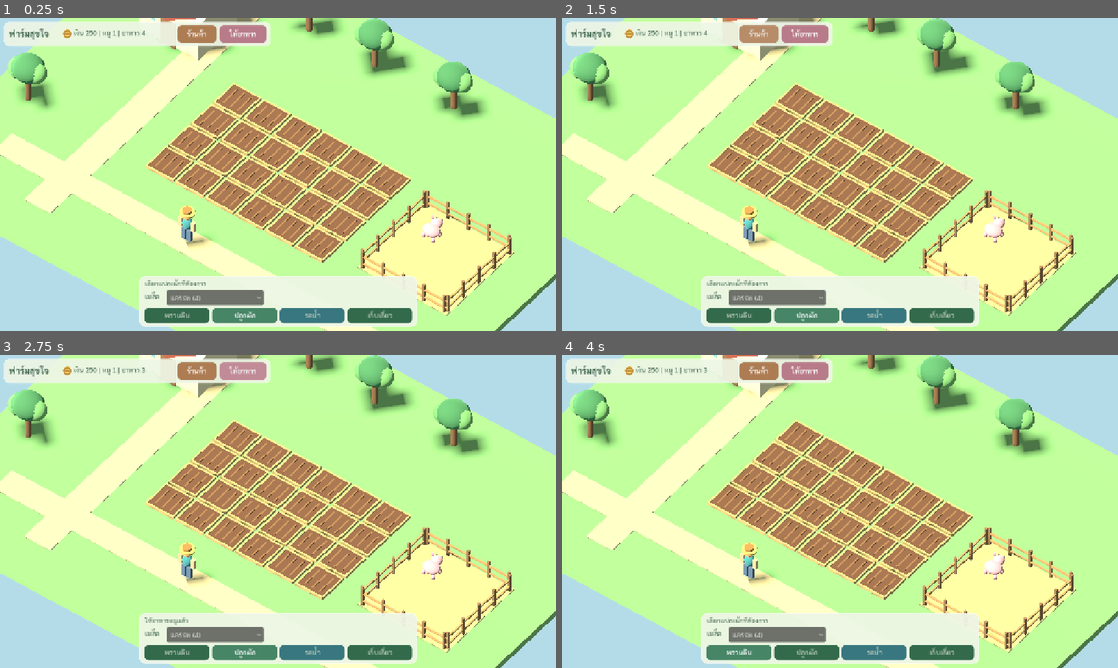
Above: before the commit, frames 1-4 (two rows, left to right).
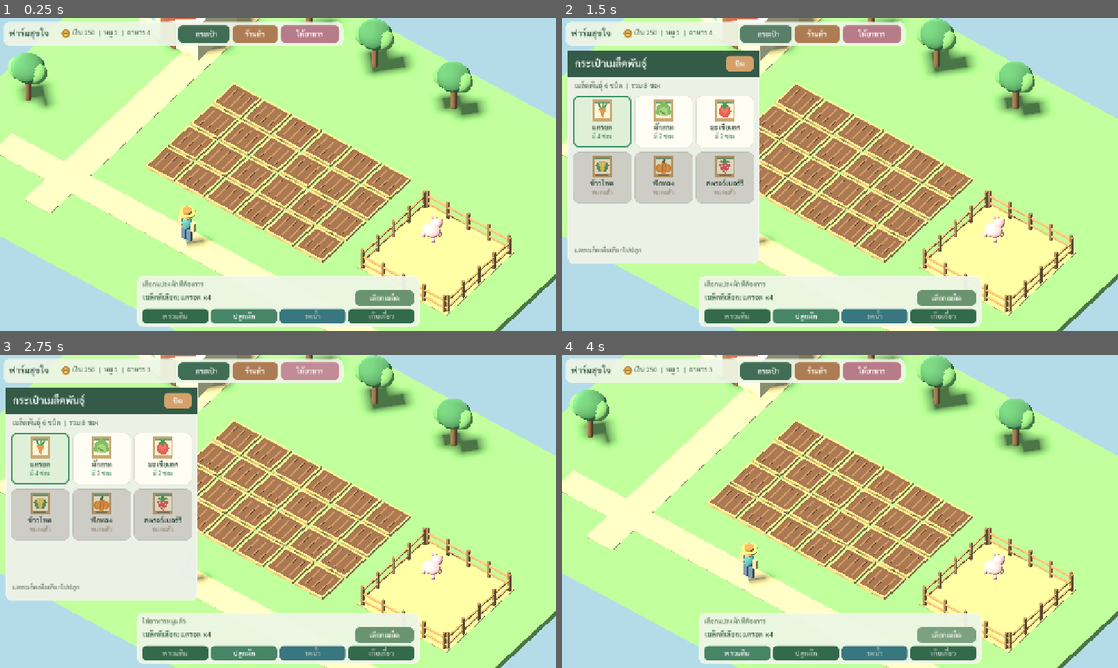
Above: after the commit, the same moments.

Repository: redfullmoon209-debug/happy-farm
Game: Godot game, scene res://scenes/Main.tscn
The game is run twice, just before and just after one commit, with the same random seed, the same clock (stepped at 60 frames per second) and the same inputs.
Inputs (mouse positions are in pixels of both pictures, inside the frame that each line leads up to):
- Up to frame 1 (0.25 s): no input
- Up to frame 2 (1.5 s): click "ร้านค้า" at 0.5 s; click (767, 33) at 1.25 s, where only the run after the commit has a clickable "กระเป๋า"
- Up to frame 3 (2.75 s): click "ให้อาหาร" at 2 s
- Up to frame 4 (4 s): click "พรวนดิน" at 2.75 s; click (945, 633) at 3.5 s, where only the run after the commit has a clickable "เลือกเมล็ด"

The runs differ from the first frame. In frame 1, 4.6% of the frame differs, in the area x 1-76%, y 1-99%; in frame 2, 28%; in frame 3, 28%; in frame 4, 4.6%.

Commit message:
Add fixed left inventory with illustrated seed cards, counts and tap-to-select planting

Diff:
--- a/scripts/Game.gd
+++ b/scripts/Game.gd
@@ -2,6 +2,7 @@
 # Clean Happy Farm 3D. All gameplay is new; no legacy patches.
 const JOYSTICK = preload("res://scripts/Joystick.gd")
 const ICON = preload("res://scripts/BadgeIcon.gd")
+const SEED_ICON = preload("res://scripts/SeedIcon.gd")
 const THAI = preload("res://assets/Sarabun-Regular.ttf")
 const THAI_BOLD = preload("res://assets/Sarabun-SemiBold.ttf")
 const SAVE = "user://happy_farm_clean.json"
@@ -76,6 +77,19 @@
 var shop_feed: Button
 var shop_scroll: ScrollContainer
 var shop_grid: GridContainer
+var bag_button: Button
+var change_seed_button: Button
+var active_seed_label: Label
+var bag_panel: Panel
+var bag_header: ColorRect
+var bag_heading: Label
+var bag_close: Button
+var bag_summary: Label
+var bag_scroll: ScrollContainer
+var bag_grid: GridContainer
+var bag_footer: Label
+var bag_cards: Array[Button] = []
+var bag_counts: Array[Label] = []
 var message: String = "เลือกเครื่องมือ แล้วแตะแปลงผัก"
 
 func _ready() -> void:
@@ -566,6 +580,12 @@
     coin_icon.name = "CoinIcon"
     money_label = text_label("", 16, Color("#375c49"))
     ui_top.add_child(money_label)
+    bag_button = btn("   กระเป๋า", show_bag, Color("#426d55"))
+    ui_top.add_child(bag_button)
+    var bag_icon: Control = ICON.new()
+    bag_icon.kind = "bag"
+    bag_button.add_child(bag_icon)
+    set_box(bag_icon, 5, 6, 24, 24)
     shop_button = btn("ร้านค้า", show_shop, Color("#ad7c53"))
     ui_top.add_child(shop_button)
     feed_button = btn("ให้อาหาร", give_feed, Color("#b87b89"))
@@ -576,19 +596,11 @@
     ui.add_child(ui_bottom)
     status_label = text_label("", 15, Color("#3f654b"))
     ui_bottom.add_child(status_label)
-    seed_caption = text_label("เมล็ด", 16, Color("#365c44"))
-    ui_bottom.add_child(seed_caption)
-    seed_select = OptionButton.new()
-    seed_select.focus_mode = Control.FOCUS_NONE
-    seed_select.add_theme_font_override("font", THAI)
-    seed_select.add_theme_font_size_override("font_size", 16)
-    seed_select.get_popup().add_theme_font_override("font", THAI)
-    seed_select.get_popup().add_theme_font_size_override("font_size", 16)
-    seed_select.clip_text = true
-    for i in range(CROPS.size()):
-        seed_select.add_item(str(CROPS[i]["name"]), i)
-    seed_select.item_selected.connect(select_seed)
-    ui_bottom.add_child(seed_select)
+    active_seed_label = text_label("", 16, Color("#365c44"))
+    active_seed_label.add_theme_font_override("font", THAI_BOLD)
+    ui_bottom.add_child(active_seed_label)
+    change_seed_button = btn("เลือกเมล็ด", show_bag, Color("#6a946f"))
+    ui_bottom.add_child(change_seed_button)
     for pair in [["till","พรวนดิน"],["plant","ปลูกผัก"],["water","รดน้ำ"],["harvest","เก็บเกี่ยว"]]:
         var key: String = str(pair[0])
         var button: Button = btn(str(pair[1]), pick_tool.bind(key), Color("#468566") if key != "water" else Color("#4d95ac"))
@@ -632,55 +644,113 @@
     shop_feed = btn("ซื้ออาหารหมู 5 ชุด (35 เหรียญ)", buy_feed, Color("#ad7c53"))
     shop_panel.add_child(shop_feed)
 
+    # Dedicated seed inventory in the left-side area shown in the reference.
+    # The panel is a fixed-size Panel, not a PanelContainer; it cannot grow.
+    bag_panel = panel(Color("#ecf1e6fb"))
+    ui.add_child(bag_panel)
+    bag_panel.visible = false
+    bag_header = ColorRect.new()
+    bag_header.color = Color("#335b47")
+    bag_header.mouse_filter = Control.MOUSE_FILTER_IGNORE
+    bag_panel.add_child(bag_header)
+    bag_heading = text_label("กระเป๋าเมล็ดพันธุ์", 23, Color("#ffffff"))
+    bag_heading.add_theme_font_override("font", THAI_BOLD)
+    bag_panel.add_child(bag_heading)
+    bag_close = btn("ปิด", show_bag, Color("#d4a16b"))
+    bag_panel.add_child(bag_close)
+    bag_summary = text_label("", 16, Color("#45624c"))
+    bag_panel.add_child(bag_summary)
+    bag_scroll = ScrollContainer.new()
+    bag_scroll.horizontal_scroll_mode = ScrollContainer.SCROLL_MODE_DISABLED
+    bag_scroll.clip_contents = true
+    bag_panel.add_child(bag_scroll)
+    bag_grid = GridContainer.new()
+    bag_grid.columns = 3
+    bag_grid.size_flags_horizontal = Control.SIZE_EXPAND_FILL
+    bag_grid.add_theme_constant_override("h_separation", 8)
+    bag_grid.add_theme_constant_override("v_separation", 10)
+    bag_scroll.add_child(bag_grid)
+    for i in range(CROPS.size()):
+        var card: Button = btn("", select_seed.bind(i), Color("#fff9ec"))
+        card.custom_minimum_size = Vector2(96, 122)
+        card.size_flags_horizontal = Control.SIZE_EXPAND_FILL
+        bag_grid.add_child(card)
+        bag_cards.append(card)
+        var contents: VBoxContainer = VBoxContainer.new()
+        contents.mouse_filter = Control.MOUSE_FILTER_IGNORE
+        contents.add_theme_constant_override("separation", 0)
+        card.add_child(contents)
+        contents.set_anchors_and_offsets_preset(Control.PRESET_FULL_RECT)
+        contents.offset_left = 3
+        contents.offset_right = -3
+        contents.offset_top = 5
+        contents.offset_bottom = -3
+        var crop_image: Control = SEED_ICON.new()
+        crop_image.crop_id = i
+        crop_image.size_flags_horizontal = Control.SIZE_SHRINK_CENTER
+        contents.add_child(crop_image)
+        var crop_name: Label = text_label(str(CROPS[i]["name"]), 16, Color("#314b3a"))
+        crop_name.add_theme_font_override("font", THAI_BOLD)
+        crop_name.horizontal_alignment = HORIZONTAL_ALIGNMENT_CENTER
+        crop_name.size_flags_horizontal = Control.SIZE_EXPAND_FILL
+        contents.add_child(crop_name)
+        var count: Label = text_label("", 14, Color("#608066"))
+        count.horizontal_alignment = HORIZONTAL_ALIGNMENT_CENTER
+        count.size_flags_horizontal = Control.SIZE_EXPAND_FILL
+        contents.add_child(count)
+        bag_counts.append(count)
+    bag_footer = text_label("แตะเมล็ดเพื่อเลือกไปปลูก", 15, Color("#5c715c"))
+    bag_panel.add_child(bag_footer)
+
     update_sizes()
     pick_tool("plant")
 
 func update_sizes() -> void:
     if ui_top == null:
         return
-    var viewport_size: Vector2 = get_viewport().get_visible_rect().size
-    var w: float = viewport_size.x
-    var h: float = viewport_size.y
-    var narrow: bool = w < 720.0
-    var top_width: float = minf(w - 16.0, 615.0)
-    var top_height: float = 91.0 if narrow else 57.0
-    set_box(ui_top, 8.0, 8.0, top_width, top_height)
+    var view: Vector2 = get_viewport().get_visible_rect().size
+    var w: float = view.x
+    var h: float = view.y
+    var narrow: bool = w < 760.0
+    var header_width: float = minf(w-16.0, 782.0)
+    var header_height: float = 94.0 if narrow else 56.0
+    set_box(ui_top, 8.0, 8.0, header_width, header_height)
 
     if narrow:
-        set_box(title_label, 12, 5, 125, 31)
-        set_box(ui_top.get_node("CoinIcon"), 140, 8, 24, 24)
-        set_box(money_label, 167, 7, maxf(60.0, top_width-176.0), 29)
-        var small_button_w: float = (top_width-30.0)*0.5
-        set_box(shop_button, 10, 43, small_button_w, 39)
-        set_box(feed_button, 20+small_button_w, 43, small_button_w, 39)
+        set_box(title_label, 12, 5, 118, 30)
+        set_box(ui_top.get_node("CoinIcon"), 132, 8, 24, 24)
+        set_box(money_label, 158, 7, maxf(80.0, header_width-169.0), 27)
+        var button_w: float = (header_width-32.0)/3.0
+        set_box(bag_button, 9, 44, button_w, 39)
+        set_box(shop_button, 16+button_w, 44, button_w, 39)
+        set_box(feed_button, 23+2.0*button_w, 44, button_w, 39)
     else:
-        set_box(title_label, 12, 13, 119, 32)
-        set_box(ui_top.get_node("CoinIcon"), 134, 16, 24, 24)
-        set_box(money_label, 161, 14, 235, 32)
-        set_box(shop_button, 400, 8, 90, 40)
-        set_box(feed_button, 497, 8, 108, 40)
-
-    var tool_width: float = minf(640.0, maxf(310.0, w - 20.0))
-    var tool_height: float = 116.0
-    var tool_x: float = (w-tool_width)*0.5
-    var tool_y: float = h-tool_height-11.0
+        set_box(title_label, 12, 12, 115, 30)
+        set_box(ui_top.get_node("CoinIcon"), 131, 15, 24, 24)
+        set_box(money_label, 158, 13, 239, 30)
+        set_box(bag_button, 402, 8, 118, 40)
+        set_box(shop_button, 527, 8, 104, 40)
+        set_box(feed_button, 638, 8, 134, 40)
+
+    # Small tool tray keeps the working 3D farm visible.
+    var toolbar_width: float = minf(650.0, maxf(300.0, w-20.0))
+    var toolbar_y: float = h-127.0
     if touch_controls:
-        if w >= 870.0:
-            tool_width = minf(625.0, w-330.0)
-            tool_x = (w-tool_width)*0.5
+        if w >= 900.0:
+            toolbar_width = minf(570.0, w-340.0)
         else:
-            tool_width = maxf(285.0, w-18.0)
-            tool_x = (w-tool_width)*0.5
-            tool_y = h-tool_height-171.0
-    set_box(ui_bottom, tool_x, tool_y, tool_width, tool_height)
-    set_box(status_label, 13, 6, tool_width-26, 25)
-    set_box(seed_caption, 13, 35, 48, 31)
-    set_box(seed_select, 64, 33, minf(222.0, tool_width-80.0), 34)
+            toolbar_width = w-18.0
+            toolbar_y = h-291.0
+    var toolbar_x: float = (w-toolbar_width)*0.5
+    set_box(ui_bottom, toolbar_x, toolbar_y, toolbar_width, 116.0)
+    set_box(status_label, 12, 7, toolbar_width-24.0, 25.0)
+    set_box(active_seed_label, 13, 37, toolbar_width-166.0, 30.0)
+    set_box(change_seed_button, toolbar_width-148.0, 33, 135.0, 35.0)
     var gap: float = 6.0
-    var button_w: float = (tool_width-24.0-3.0*gap)*0.25
-    var labels: Array[String] = ["till", "plant", "water", "harvest"]
+    var tool_button_w: float = (toolbar_width-24.0-3.0*gap)*0.25
+    var keys: Array[String] = ["till", "plant", "water", "harvest"]
     for i in range(4):
-        set_box(action_buttons[labels[i]], 12.0+float(i)*(button_w+gap), 73.0, button_w, 35.0)
+        set_box(action_buttons[keys[i]], 12.0+float(i)*(tool_button_w+gap), 75.0, tool_button_w, 34.0)
 
     set_box(stick, 18, h-158, 144, 144)
     set_box(run_button, w-139, h-151, 123, 62)
@@ -694,10 +764,31 @@
     set_box(shop_scroll, 14, 56, shop_w-28, maxf(90.0, shop_h-125.0))
     set_box(shop_feed, 14, shop_h-57, shop_w-28, 43)
     shop_grid.columns = 1 if w < 440.0 else 2
+
+    # Inventory lives on the left. Never stretch it to the full game screen.
+    var bag_top: float = 118.0 if narrow else 75.0
+    var bag_width: float = minf(440.0, w*0.43) if w >= 900.0 else minf(385.0, w-20.0)
+    var bag_x: float = 13.0 if w >= 900.0 else 9.0
+    var bag_bottom_margin: float = 155.0
+    if touch_controls and w < 900.0:
+        bag_bottom_margin = 303.0
+    var bag_height: float = maxf(182.0, h-bag_top-bag_bottom_margin)
+    set_box(bag_panel, bag_x, bag_top, bag_width, bag_height)
+    set_box(bag_header, 0, 0, bag_width, 60)
+    set_box(bag_heading, 16, 12, bag_width-104, 35)
+    set_box(bag_close, bag_width-76, 11, 63, 37)
+    set_box(bag_summary, 15, 68, bag_width-30, 27)
+    set_box(bag_scroll, 12, 103, bag_width-24, maxf(64.0, bag_height-155.0))
+    set_box(bag_footer, 14, bag_height-43, bag_width-28, 29)
+    bag_grid.columns = 3 if bag_width >= 345.0 else 2
+    for card in bag_cards:
+        card.custom_minimum_size = Vector2(95.0, 119.0)
     update_camera()
-
 func point_on_ui(pos: Vector2) -> bool:
-    if shop_panel.visible: return true
+    if shop_panel.visible:
+        return true
+    if bag_panel != null and bag_panel.visible and bag_panel.get_global_rect().has_point(pos):
+        return true
     for panel_node in [ui_top,ui_bottom]:
         if panel_node != null and panel_node.get_global_rect().has_point(pos):
             return true
@@ -707,13 +798,39 @@
     return false
 
 func refresh_labels() -> void:
-    if money_label == null: return
-    money_label.text = "เงิน %d | หมู %d | อาหาร %d" % [coins,pigs,feed]
+    if money_label == null:
+        return
+    money_label.text = "เงิน %d  |  หมู %d  |  อาหาร %d" % [coins, pigs, feed]
     status_label.text = message
-    for i in range(CROPS.size()):
-        seed_select.set_item_text(i,"%s (%d)" % [CROPS[i]["name"],int(seeds[i])])
+    active_seed_label.text = "เมล็ดที่เลือก: %s ×%d" % [CROPS[selected_seed]["name"], int(seeds[selected_seed])]
+    refresh_bag_cards()
     for key in action_buttons.keys():
         action_buttons[key].modulate = Color.WHITE if key == tool_mode else Color("#bbcbbd")
+
+func refresh_bag_cards() -> void:
+    if bag_summary == null:
+        return
+    var total: int = 0
+    for i in range(seeds.size()):
+        total += int(seeds[i])
+    bag_summary.text = "เมล็ดพันธุ์ %d ชนิด  |  รวม %d ซอง" % [CROPS.size(), total]
+    for i in range(bag_cards.size()):
+        var count: int = int(seeds[i])
+        var selected: bool = selected_seed == i
+        bag_counts[i].text = "มี %d ซอง" % count if count > 0 else "หมดแล้ว"
+        bag_counts[i].add_theme_color_override("font_color", Color("#28774e") if count > 0 else Color("#a98c7a"))
+        var style: StyleBoxFlat = StyleBoxFlat.new()
+        style.bg_color = Color("#e0f0d8") if selected else (Color("#fffdf4") if count > 0 else Color("#edece4"))
+        style.border_color = Color("#399465") if selected else Color("#d8ddcf")
+        style.set_border_width_all(3 if selected else 1)
+        style.set_corner_radius_all(13)
+        style.set_content_margin_all(3)
+        bag_cards[i].add_theme_stylebox_override("normal", style)
+        var hover: StyleBoxFlat = style.duplicate()
+        hover.bg_color = style.bg_color.lightened(0.07)
+        bag_cards[i].add_theme_stylebox_override("hover", hover)
+        bag_cards[i].add_theme_stylebox_override("pressed", style)
+        bag_cards[i].modulate = Color.WHITE if count > 0 or selected else Color("#dddddd")
 
 func pick_tool(key: String) -> void:
     tool_mode = key
@@ -722,13 +839,27 @@
 
 func select_seed(index: int) -> void:
     selected_seed = index
+    tool_mode = "plant"
+    bag_panel.visible = false
+    if int(seeds[index]) > 0:
+        message = "เลือก%sแล้ว แตะแปลงเพื่อปลูก" % CROPS[index]["name"]
+    else:
+        message = "%sหมดแล้ว ซื้อเพิ่มได้ในร้านค้า" % CROPS[index]["name"]
     refresh_labels()
 
 func toggle_run() -> void:
     run_toggle = not run_toggle
     run_button.modulate = Color.WHITE if run_toggle else Color("#aeb9a8")
 
+func show_bag() -> void:
+    if shop_panel.visible:
+        shop_panel.visible = false
+    bag_panel.visible = not bag_panel.visible
+    refresh_bag_cards()
+
 func show_shop() -> void:
+    if bag_panel != null:
+        bag_panel.visible = false
     shop_panel.visible = not shop_panel.visible
 
 func buy_seed(index: int) -> void:
